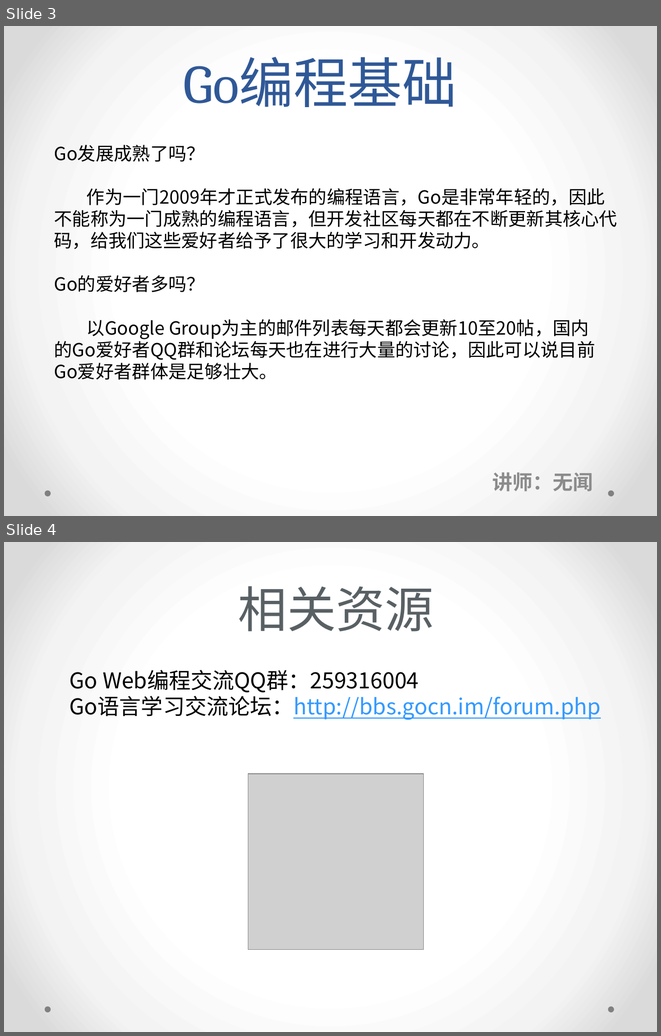
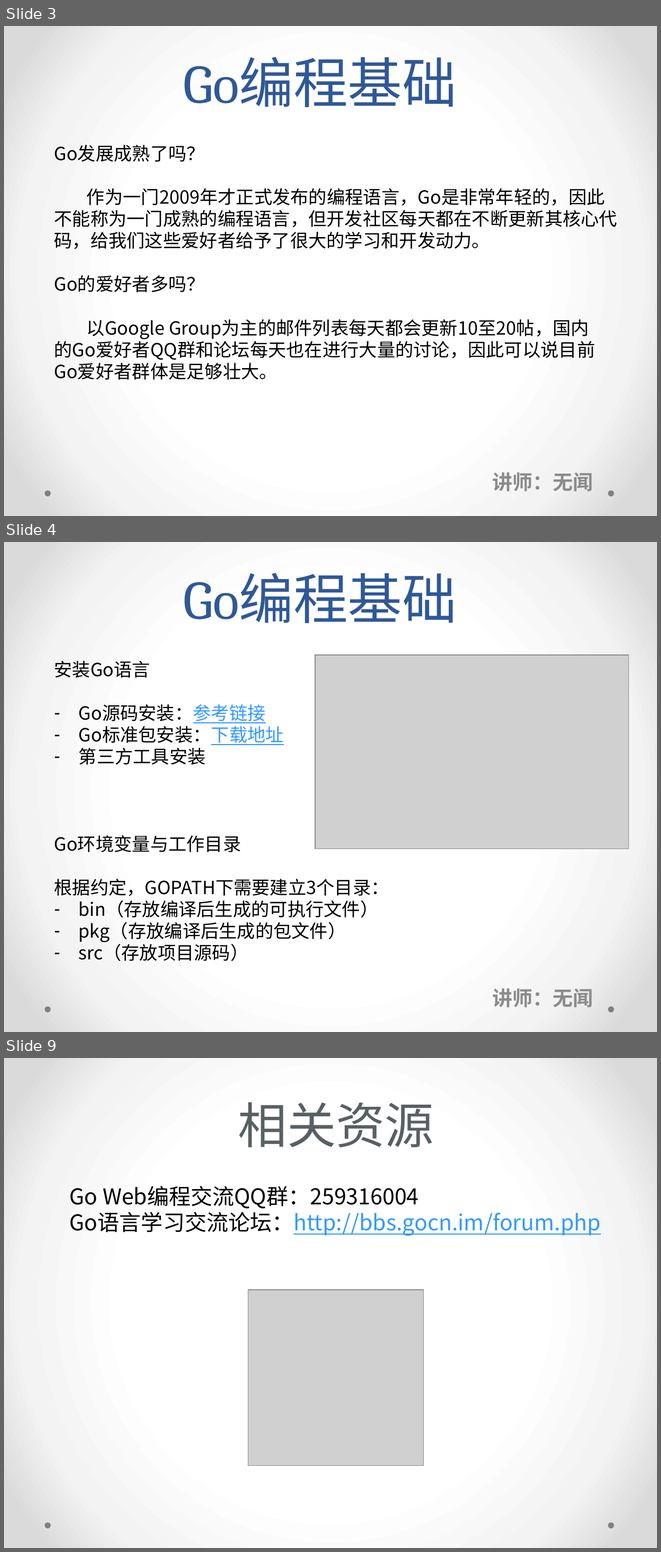
Before and after one commit to sanxingdong/go-fundamental-programminge, a slide deck: Go编程基础-课堂讲义.pptx. Shown one above the other, each under a label of ours: slides 3 and 4 before the commit, slides 3, 4 and 9 after it; the slides between them are not shown. The pictures are 661x1036 and 661x1552 pixels, drawn with LibreOffice and Linux fonts; fonts in the diff are those of the drawing; grey boxes stand for pictures. Boxes give left, top, right and bottom in pixels: in the first picture for what was removed or moved away, otherwise in the second. Text is boxed around its words. In the diff, an @@ line names an element or a change of style, - is before the commit and + after.

```diff
--- a/Go编程基础-课堂讲义.pptx
+++ b/Go编程基础-课堂讲义.pptx
@@ slide 4 added at (x1=4, y1=542, x2=657, y2=1032), background gradient #FFFFFF to #F4F4F4 to #DADADA; not listed: 2 template elements that a slide beside it also shows @@
@@ title added at (x1=184, y1=573, x2=457, y2=623), 60 pt, text #2F5897 @@
+Go编程基础
@@ text added at (x1=54, y1=661, x2=389, y2=961), 20 pt, text #000000 @@
+安装Go语言
+– Go源码安装：参考链接
+– Go标准包安装：下载地址
+– 第三方工具安装
+Go环境变量与工作目录
+根据约定，GOPATH下需要建立3个目录：
+– bin（存放编译后生成的可执行文件）
+– pkg（存放编译后生成的包文件）
+– src（存放项目源码）
@@ picture added at (x1=315, y1=655, x2=628, y2=849) @@
@@ subtitle added at (x1=493, y1=988, x2=593, y2=1007), 22.2 pt, text #8C8C8C, bold @@
+讲师：无闻
@@ what was slide 4 is now slide 9 @@
```
Also in this commit, not shown: 1 slide changed, 4 other slides added, 3 other files.
